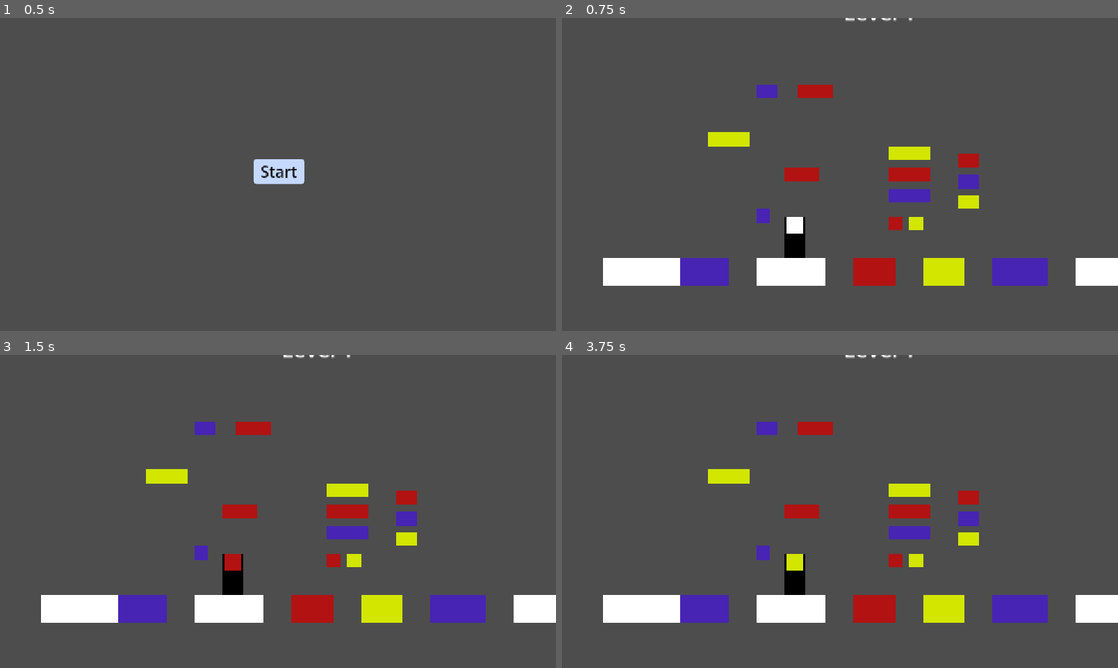
Above: before the commit, frames 1-4 (two rows, left to right).
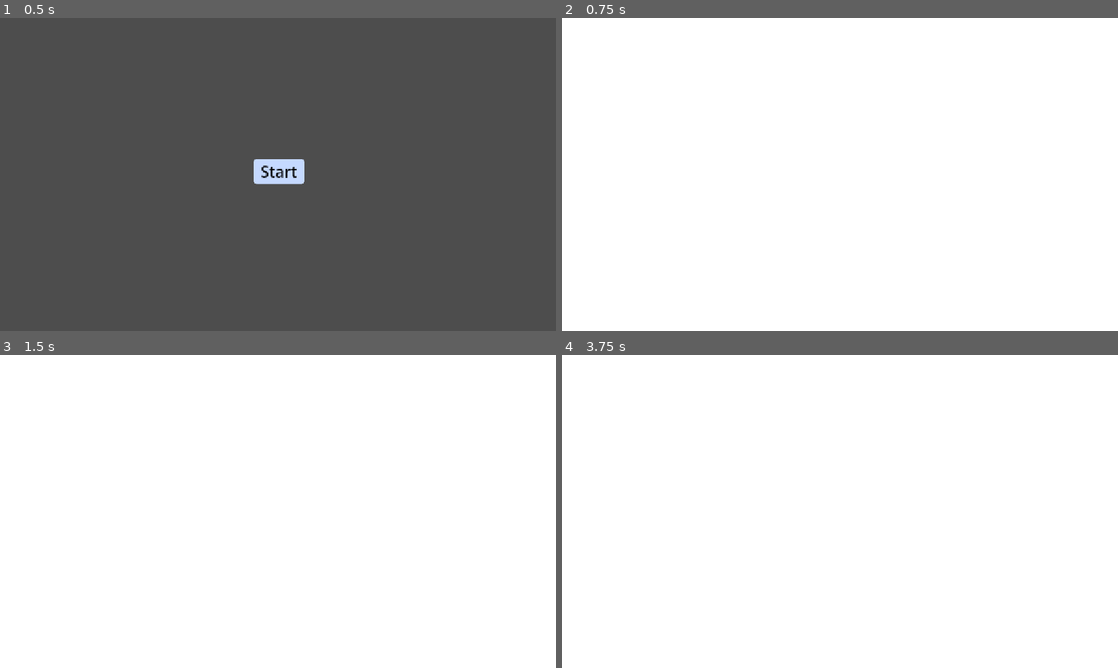
Above: after the commit, the same moments.

Repository: Guilhermeasper/ggj-mask
Game: Godot game, scene res://levels/main_menu/main_menu.tscn
Two runs of this game, one before a commit and one after it. Both use one fixed random seed, a clock stepped at 60 frames per second and the inputs below.
Inputs:
- Up to frame 1 (0.5 s): no input
- Up to frame 2 (0.75 s): click "Start" at 0.5 s
- Up to frame 3 (1.5 s): tap Enter (ui_accept) at 1.25 s; hold E (mask_right) from 1.28 s (still down); hold Z from 1.28 s (still down)
- Up to frame 4 (3.75 s): tap Space (jump) at 1.52, 2.27 s; tap Enter (ui_accept) at 2, 3.5 s; release Z at 2.03 s; tap Z at 2.1, 3.6 s; release E (mask_right) at 2.78 s; hold A (left) 2.78-3.53 s; hold Z 2.78-3.53 s; hold E (mask_right) from 3.53 s (still down)

Frame 1 is identical in both runs. In frame 2, 97% of the frame differs, in the area x 0-100%, y 0-100%; in frame 3, 97%; in frame 4, 97%.
Error before the commit: Parse Error: Cannot assign a value of type mask.gd.State to variable "_state" with specified type State. (res://entities/masks/mask.gd:10)

Commit message:
fix(mask): update enum name for consistency and clarity
Co-authored-by: Davi Dubeux <DaviDubeux@users.noreply.github.com>

Diff:
--- a/entities/masks/mask.gd
+++ b/entities/masks/mask.gd
@@ -1,13 +1,13 @@
 extends CharacterBody2D
 
-enum State { IDLE, THROWN, RETURNING }
+enum MaskState {IDLE, THROWN, RETURNING}
 
 @export var speed: float = 1200.0
 @export var max_distance: float = 600.0
 @export var return_speed: float = 800.0
 @export var curve_power: float = 1500.0 # Upward force
 
-var _state: State = State.IDLE
+var _state: MaskState = MaskState.IDLE
 var _start_position: Vector2
 var _direction: Vector2
 
@@ -16,10 +16,10 @@
 
 
 func throw(dir: Vector2) -> void:
-	if _state != State.IDLE:
+	if _state != MaskState.IDLE:
 		return
 
-	_state = State.THROWN
+	_state = MaskState.THROWN
 	_direction = dir.normalized()
 	# If direction is zero (shouldn't happen), default to right
 	if _direction == Vector2.ZERO:
@@ -32,9 +32,9 @@
 
 func _physics_process(delta: float) -> void:
 	match _state:
-		State.IDLE:
+		MaskState.IDLE:
 			pass
-		State.THROWN:
+		MaskState.THROWN:
 			# Decelerate along the throw direction
 			position.x += _direction.x * 20
 			var forward_speed = velocity.dot(_direction)
@@ -48,8 +48,8 @@
 
 			# If we stopped moving forward or went too far
 			if forward_speed <= 0 or dist > max_distance:
-				_state = State.RETURNING
-		State.RETURNING:
+				_state = MaskState.RETURNING
+		MaskState.RETURNING:
 			# Target the equip position on the player
 			var target = get_parent().to_global(_equip_position)
 			var to_target = global_position.direction_to(target)
@@ -68,7 +68,7 @@
 
 
 func _catch() -> void:
-	_state = State.IDLE
+	_state = MaskState.IDLE
 	top_level = true
 	position = _equip_position
 	velocity = Vector2.ZERO
--- a/levels/level_1/level_1.tscn
+++ b/levels/level_1/level_1.tscn
@@ -191,3 +191,12 @@
 
 [node name="DeathArea" parent="." unique_id=996170154 instance=ExtResource("7_mxc8w")]
 position = Vector2(541, 751)
+
+[node name="CanvasLayer" type="CanvasLayer" parent="." unique_id=495964767]
+
+[node name="ColorRect" type="ColorRect" parent="CanvasLayer" unique_id=619720857]
+anchors_preset = 15
+anchor_right = 1.0
+anchor_bottom = 1.0
+grow_horizontal = 2
+grow_vertical = 2
